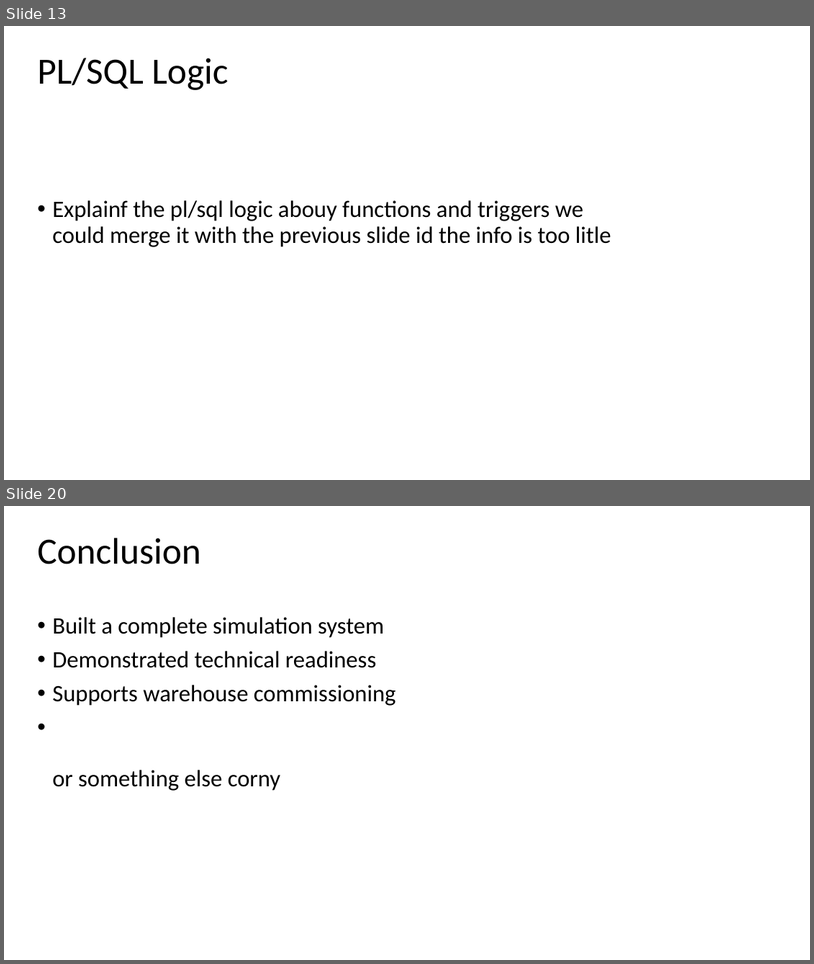
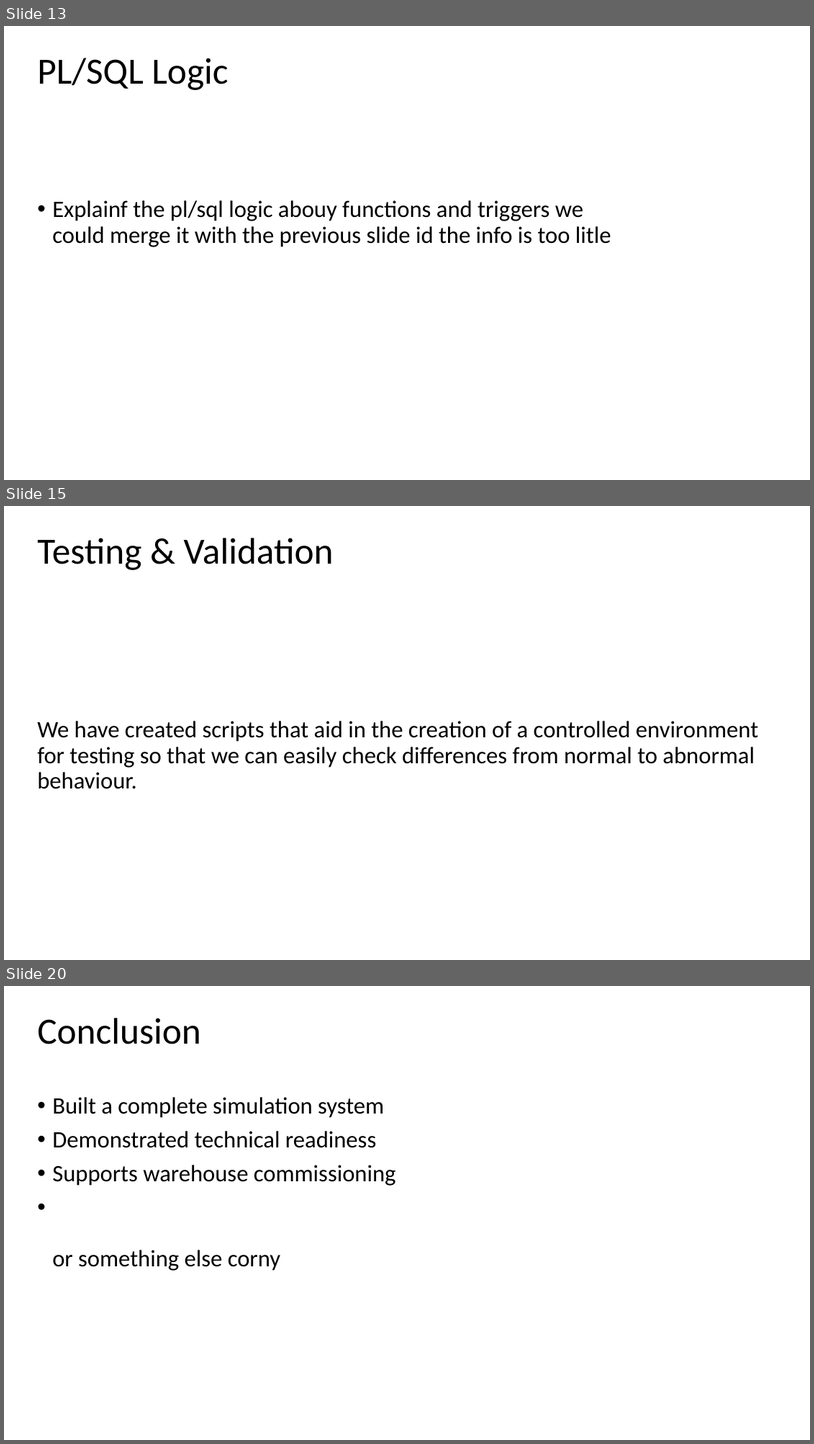
Before and after one commit to wallmenis/exercise, a slide deck: presentation/Presentation.pptx. Shown one above the other, each under a label of ours: slides 13 and 20 before the commit, slides 13, 15 and 20 after it; the slides between them are not shown. The pictures are 814x964 and 814x1444 pixels, drawn with LibreOffice and Linux fonts; fonts in the diff are those of the drawing; background and template pictures are left out. Boxes give left, top, right and bottom in pixels: in the first picture for what was removed or moved away, otherwise in the second. Text is boxed around its words. In the diff, an @@ line names an element or a change of style, - is before the commit and + after.

```diff
--- a/presentation/Presentation.pptx
+++ b/presentation/Presentation.pptx
@@ slide 15 added at [4, 506, 810, 960], background picture (left out) @@
@@ title added at [37, 538, 334, 570], 44 pt, text #000000 @@
+Testing & Validation
@@ subtitle added at [37, 721, 759, 789], 28 pt, text #000000 @@
+We have created scripts that aid in the creation of a controlled environment for testing so that we can easily check differences from normal to abnormal behaviour.
```
Also in this commit, not shown: 5 slides changed, 4 other slides added, 5 slides removed, 4 other files.
